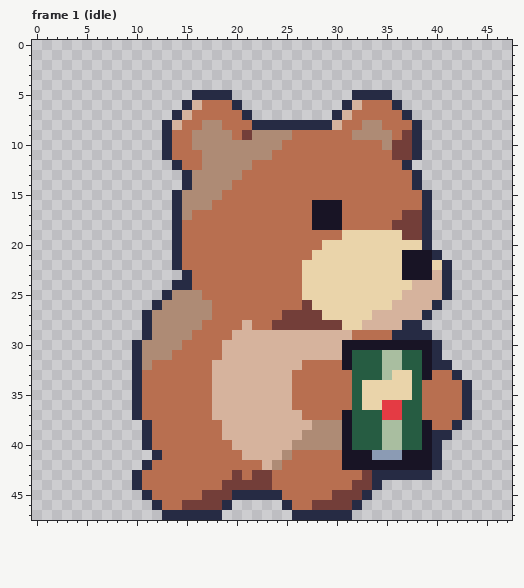
Two versions of one pixel-art file, art/antagonists/bear-antagonist.aseprite. The picture above is the old version.
48x48 pixels, 27 frames. Shown: frame 1 (idle). The commit also changed other frames, which this record leaves out.
After:
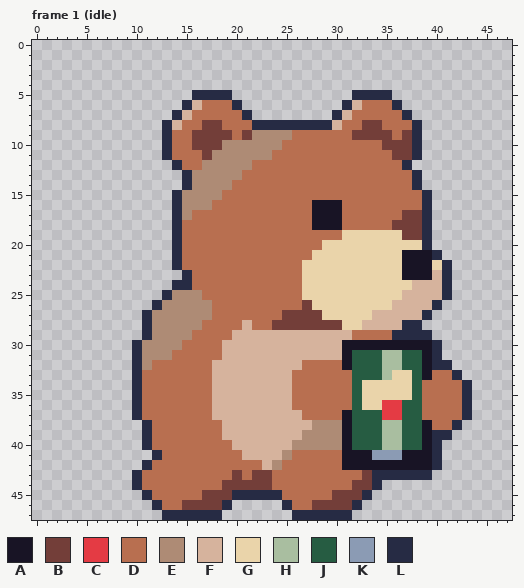
Palette (. is transparent): A #181425  B #733e39  C #e43b44  D #b86f50  E #ae8b75  F #d6b39d  G #ead4aa  H #a9bea0  J #265c42  K #8b9bb4  L #262b44
Change:
--- frame 1 (idle)
@@ x 14..37 @@
  7 LFDDDDDL........LFDDDDDL
- 8 FDDEEDDDLLLLLLLLFDDEEDDD
- 9 DDEEEEDBEEEEDDDDDDEEEEDB
-10 DDEEEEEEEEEDDDDDDDDDDEBB
-11 DDDEEEEEEEDDDDDDDDDDDDBB
+ 8 FDDBBDDDLLLLLLLLFDDBBDDD
+ 9 DDBBBBDBEEEEDDDDDDBBBBDB
+10 DDBBBEEEEEEDDDDDDDDDDBBB
+11 DDDBEEEEEEDDDDDDDDDDDDBB
 12 LDDEEEEEDDDDDDDDDDDDDDDL
Pixel boxes of the changes (left, top, right, bottom) in both pictures:
changed: (192, 120, 232, 160)
changed: (352, 120, 392, 150)
